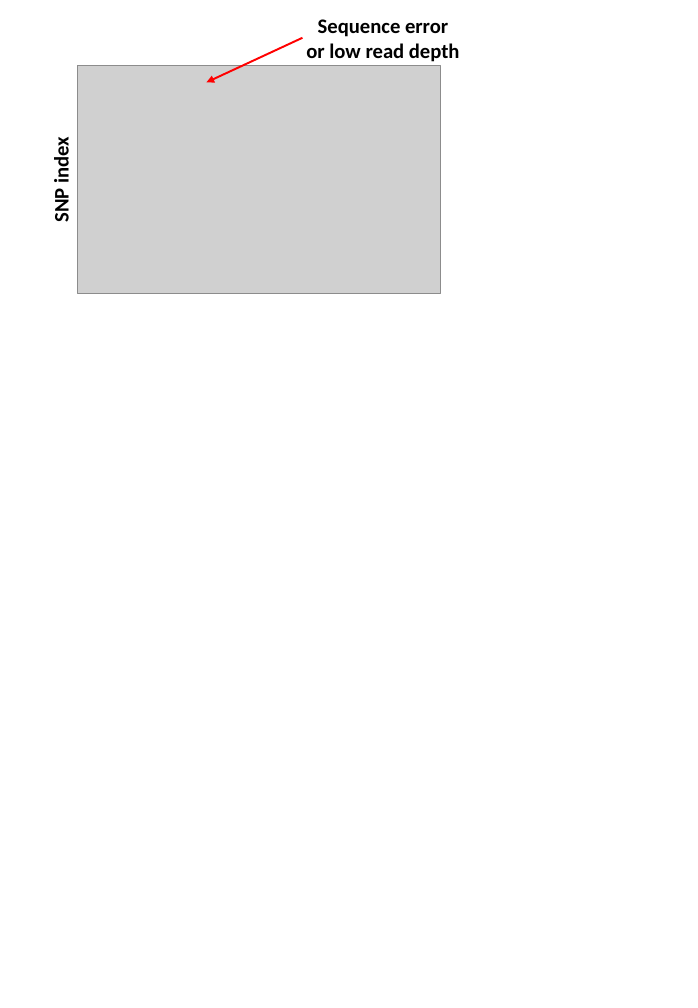
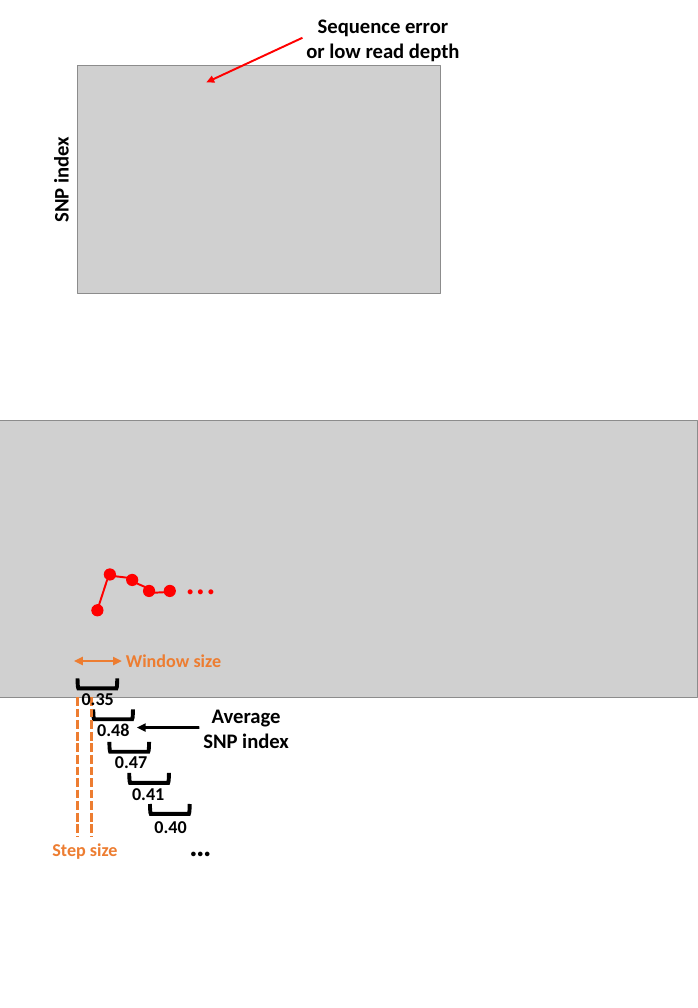
Before and after one commit to slt666666/FAO_lecture, a slide deck: slide 22 of FAO_2024/mutmapqtlseq.pptx. Drawn at 698x1008 pixels with LibreOffice and Linux fonts; fonts in the diff are those of the drawing; grey boxes stand for pictures. Boxes give left, top, right and bottom in pixels: in the first picture for what was removed or moved away, otherwise in the second. Text is boxed around its words. In the diff, an @@ line names an element or a change of style, - is before the commit and + after.

```diff
--- a/FAO_2024/mutmapqtlseq.pptx
+++ b/FAO_2024/mutmapqtlseq.pptx
@@ picture added at box(0, 421, 698, 697) @@
@@ text added at box(177, 549, 224, 609), 32 pt, text #FF0000 @@
+…
@@ line added from (99, 606) to (107, 580), #FF0000 1.5 pt @@
@@ ellipse added at box(104, 570, 115, 581), fill #FF0000, outline #FF0000 1 pt @@
@@ line added from (128, 578) to (114, 576), #FF0000 1.5 pt @@
@@ ellipse added at box(127, 574, 138, 585), fill #FF0000, outline #FF0000 1 pt @@
@@ line added from (145, 587) to (133, 582), #FF0000 1.5 pt @@
@@ ellipse added at box(143, 585, 154, 597), fill #FF0000, outline #FF0000 1 pt @@
@@ line added from (168, 592) to (152, 593), #FF0000 1.5 pt @@
@@ ellipse added at box(165, 585, 176, 597), fill #FF0000, outline #FF0000 1 pt @@
@@ ellipse added at box(92, 605, 103, 616), fill #FF0000, outline #FF0000 1 pt @@
@@ text added at box(126, 654, 222, 667), 14 pt, text #ED7D31, bold @@
+Window size
@@ double arrow added from (74, 661) to (122, 661), #ED7D31 2.25 pt @@
@@ right bracket added at box(77, 678, 117, 689), outline #000000 3 pt @@
@@ line added from (77, 697) to (77, 838), #ED7D31 2.25 pt dashed @@
@@ text added at box(82, 690, 114, 710), 14 pt, text #000000, bold @@
+0.35
@@ line added from (91, 697) to (91, 838), #ED7D31 2.25 pt dashed @@
@@ right bracket added at box(93, 709, 133, 719), outline #000000 3 pt @@
@@ text added at box(203, 709, 289, 748), 16 pt, text #000000, bold @@
+Average SNP index
@@ text added at box(97, 723, 129, 736), 14 pt, text #000000, bold @@
+0.48
@@ right bracket added at box(110, 742, 150, 752), outline #000000 3 pt @@
@@ arrow added from (199, 728) to (137, 728), #000000 2.25 pt @@
@@ text added at box(115, 756, 147, 774), 14 pt, text #000000, bold @@
+0.47
@@ right bracket added at box(129, 773, 169, 784), outline #000000 3 pt @@
@@ text added at box(132, 788, 164, 806), 14 pt, text #000000, bold @@
+0.41
@@ right bracket added at box(150, 804, 190, 814), outline #000000 3 pt @@
@@ text added at box(154, 821, 186, 833), 14 pt, text #000000, bold @@
+0.40
@@ text added at box(181, 821, 238, 867), 24 pt, text #000000, bold @@
+…
@@ text added at box(52, 843, 118, 859), 14 pt, text #ED7D31, bold @@
+Step size
```
Also in this commit, not shown: 1 other file.
